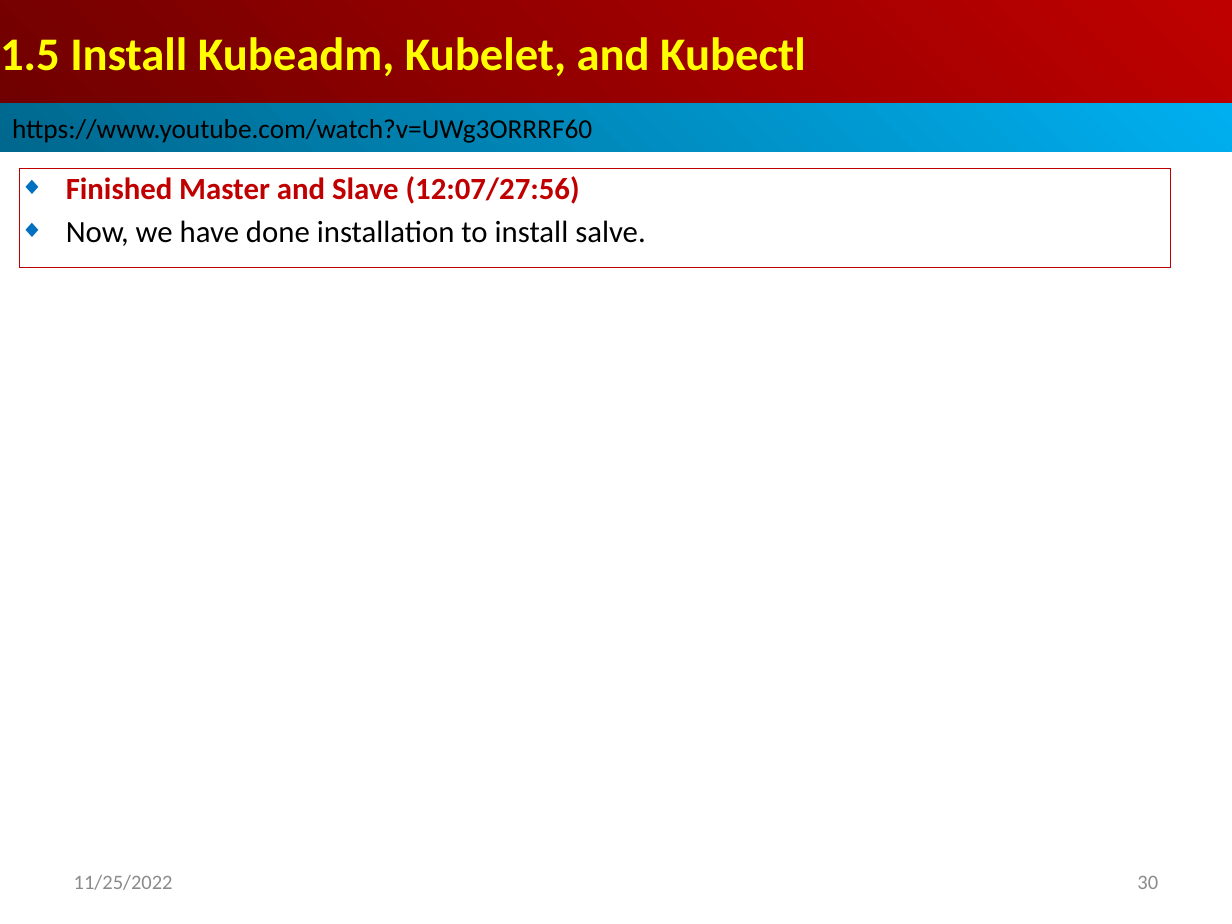
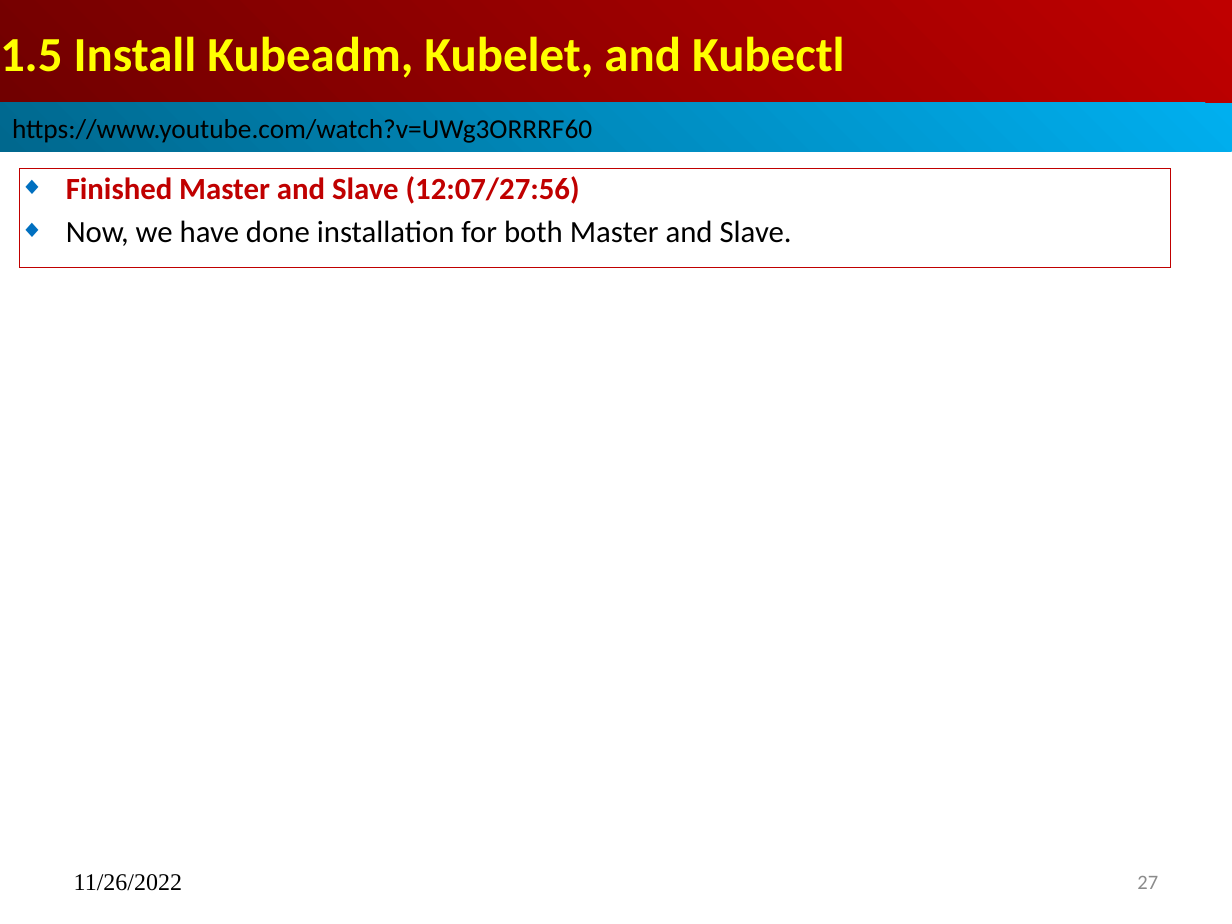
Before and after one commit to peterhchen/900_Kubernetes, a slide deck: slide 27 of 001_01_Install_MS_P02_Slave.pptx (slide 30 before the commit). Drawn at 1232x924 pixels with LibreOffice and Linux fonts; fonts in the diff are those of the drawing. Boxes give left, top, right and bottom in pixels: in the first picture for what was removed or moved away, otherwise in the second. Text is boxed around its words. In the diff, an @@ line names an element or a change of style, - is before the commit and + after.

Commit message:
add slave document

```diff
--- a/001_01_Install_MS_P02_Slave.pptx
+++ b/001_01_Install_MS_P02_Slave.pptx
@@ title "1.5 Install Kubeadm, Kubelet, and ..." at <box>0,0,1232,103</box>: size 27.3 to 28.6 pt @@
@@ subtitle at <box>66,220,792,246</box>: text changed @@
-◆ Now, we have done installation to install salve.
+◆ Now, we have done installation for both Master and Slave.
@@ text at <box>74,874,182,891</box>: text changed; size 12 to 14 pt; font Calibri to Times New Roman; text colour #8B8B8B to #000000 @@
-11/25/2022
+11/26/2022
@@ page number at <box>1137,876,1158,889</box>: text changed @@
-30
+27
```
Also in this commit, not shown: 27 other slides changed, 3 slides removed, 1 other file.
